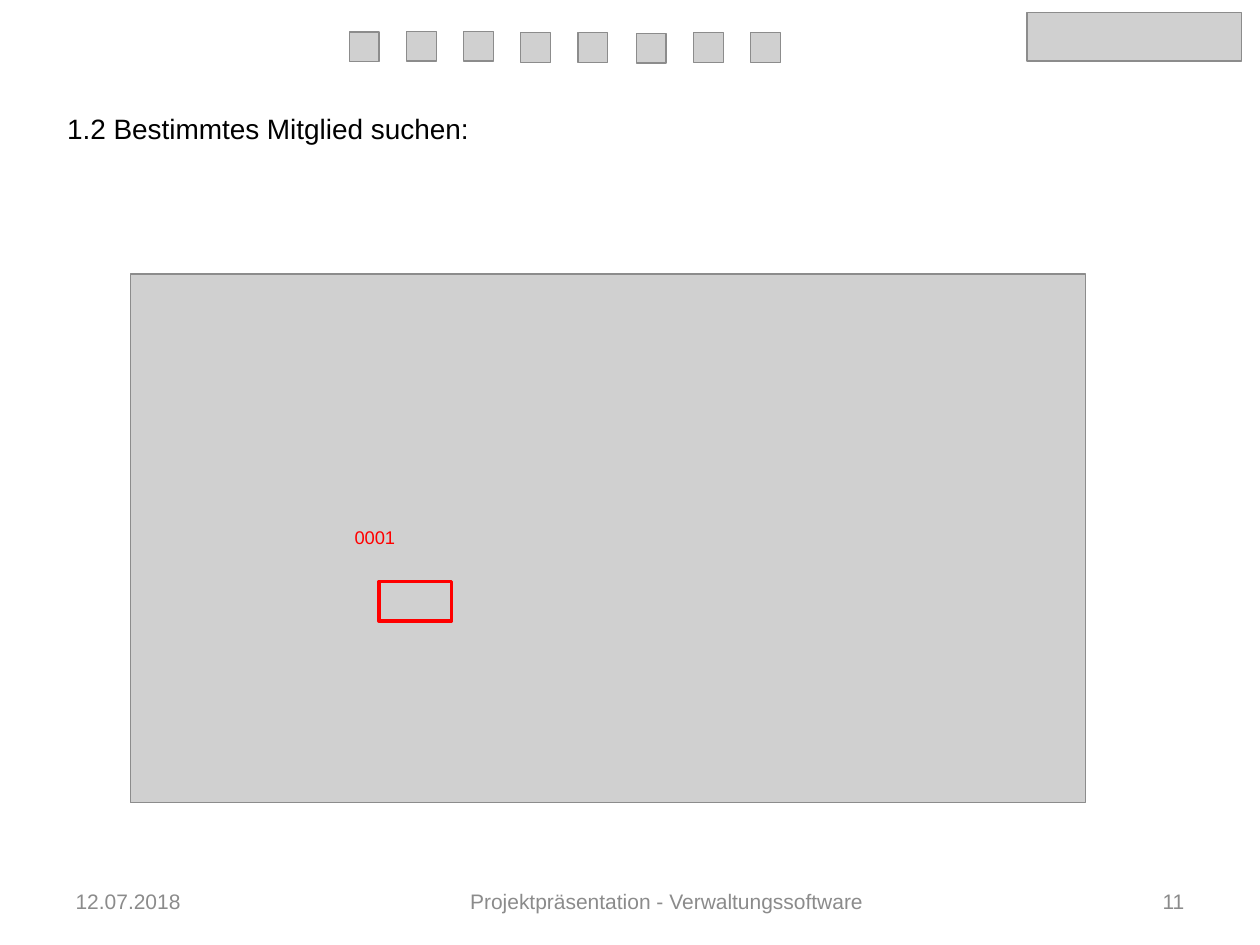
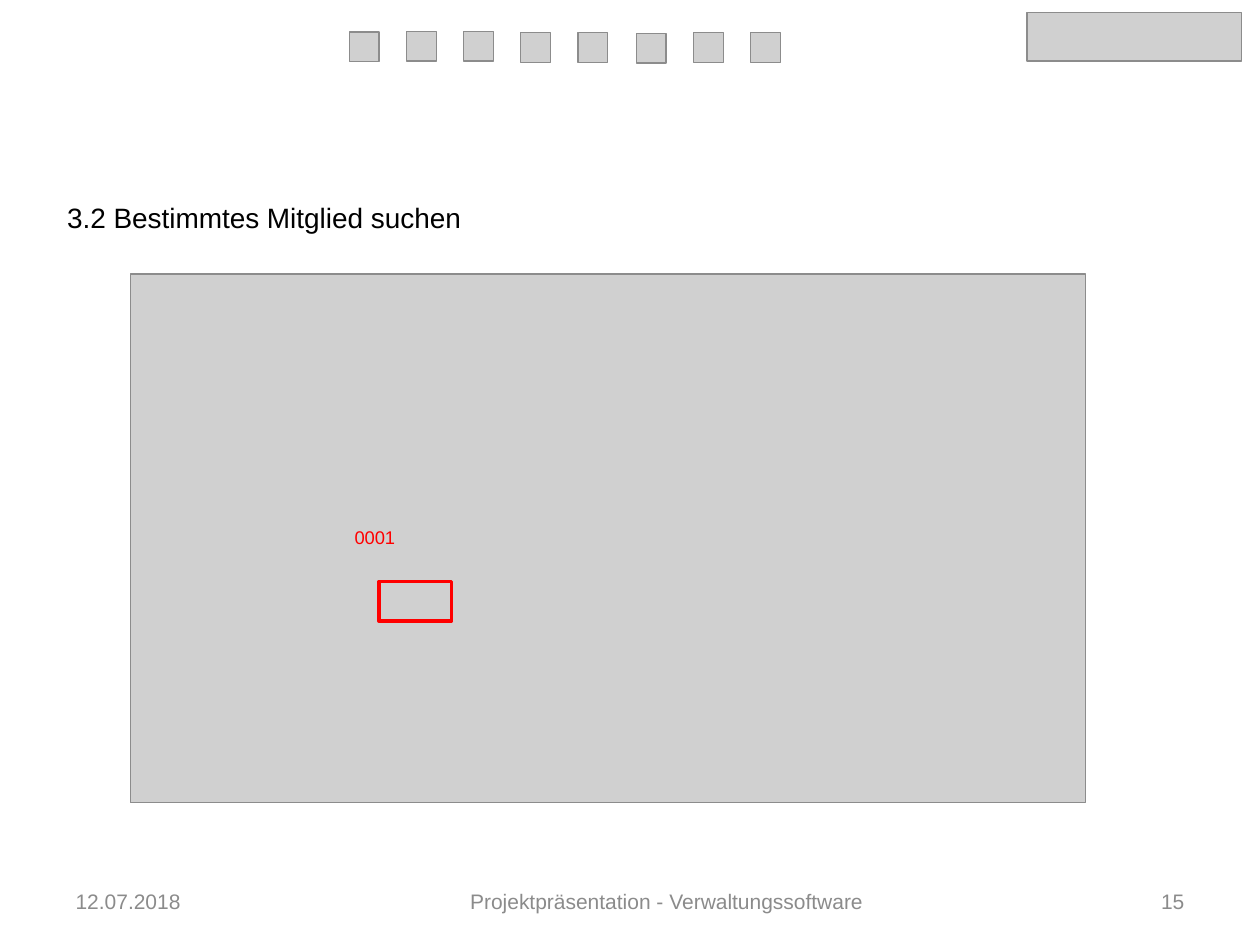
Before and after one commit to Verwaltungsprogramm/Fitnessstudio, a slide deck: slide 15 of Präsentation_FIT.pptx (slide 11 before the commit). Drawn at 1260x945 pixels with LibreOffice and Linux fonts; fonts in the diff are those of the drawing; grey boxes stand for pictures. Boxes give left, top, right and bottom in pixels: in the first picture for what was removed or moved away, otherwise in the second. Text is boxed around its words. In the diff, an @@ line names an element or a change of style, - is before the commit and + after.

```diff
--- a/Präsentation_FIT.pptx
+++ b/Präsentation_FIT.pptx
@@ text at box(67, 207, 461, 234): text changed @@
-1.2 Bestimmtes Mitglied suchen:
+3.2 Bestimmtes Mitglied suchen
@@ page number at box(1161, 894, 1184, 909): text changed @@
-11
+15
```
Also in this commit, not shown: 13 other slides changed, 11 slides added.
